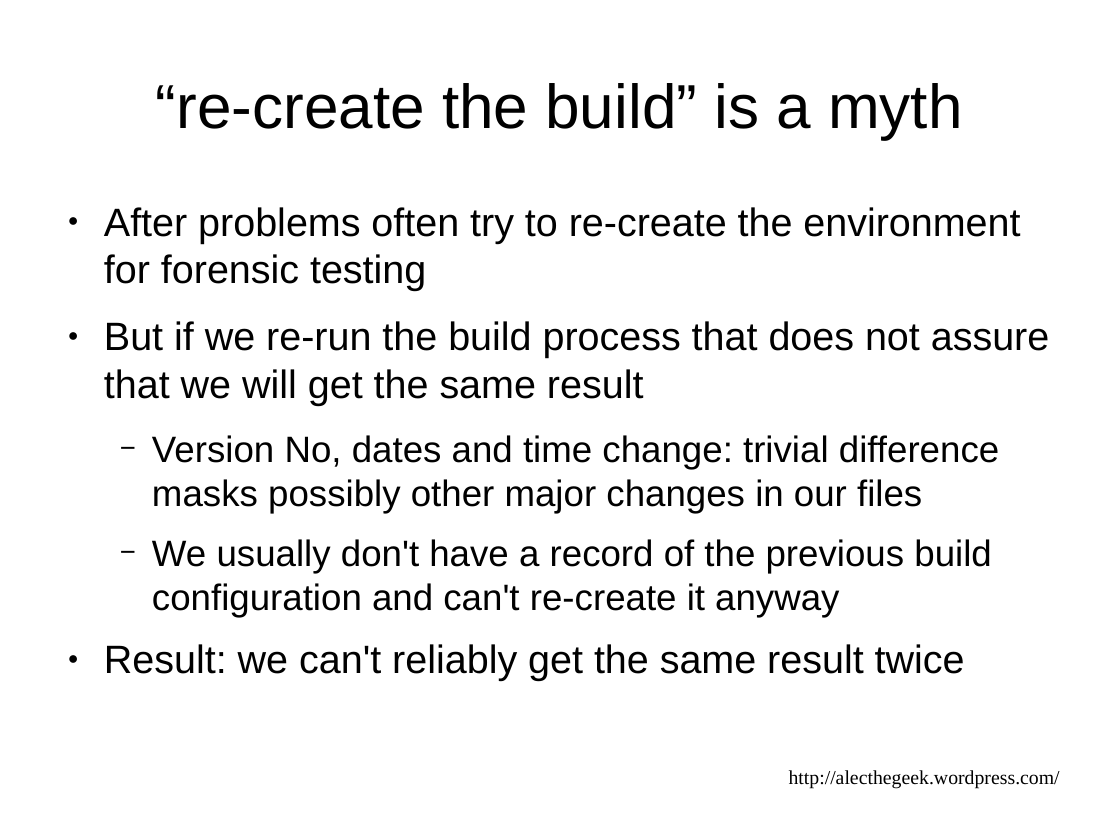
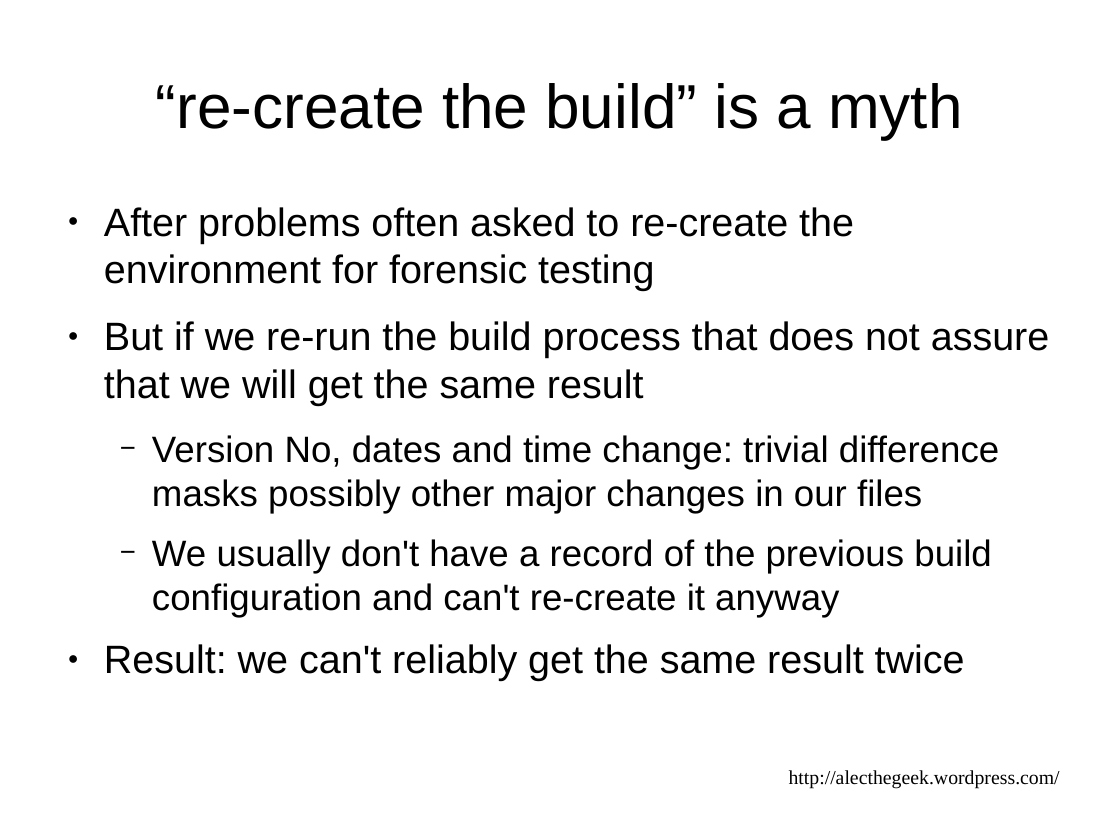
Before and after one commit to alecthegeek/gitbuilding, a slide deck: slide 10 of DevOpsDownUnderPresentation.odp. Drawn at 1120x840 pixels with LibreOffice and Linux fonts; fonts in the diff are those of the drawing. Boxes give left, top, right and bottom in pixels: in the first picture for what was removed or moved away, otherwise in the second. Text is boxed around its words. In the diff, an @@ line names an element or a change of style, - is before the commit and + after.

```diff
--- a/DevOpsDownUnderPresentation.odp
+++ b/DevOpsDownUnderPresentation.odp
@@ text at [104,207,854,291]: text changed @@
-● After problems often try to re-create the environment for forensic testing
+● After problems often asked to re-create the environment for forensic testing
```
Also in this commit, not shown: 9 other slides changed, 5 other files.
